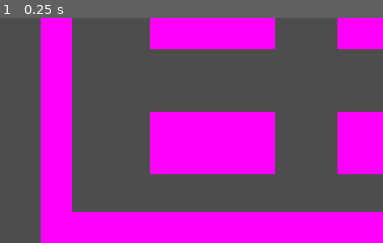
Above: before the commit, frame 1.
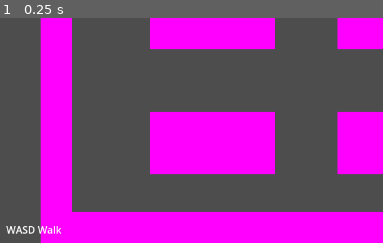
Above: after the commit, the same moment.

Repository: cty012/terror-on-the-tracks-demo
Game: Godot game, scene res://scenes/game.tscn
The game is run twice, just before and just after one commit, with the same random seed, the same clock (stepped at 60 frames per second) and the same inputs.
Inputs:
- Up to frame 1 (0.25 s): no input
The pictures show only the part of the screen within x 0-50%, y 50-100%; the shares and areas given below are measured in that part.

The runs differ from the first frame. In frame 1, 0.3% of the frame differs, in the area x 1-17%, y 92-96%.

Commit message:
Display actions

Diff:
--- /dev/null
+++ b/prefabs/ui/action_label.tscn
@@ -0,0 +1,5 @@
+[gd_scene format=3 uid="uid://d1gtcvhspy8ya"]
+
+[node name="action_label" type="RichTextLabel"]
+bbcode_enabled = true
+fit_content = true
--- a/scenes/game.tscn
+++ b/scenes/game.tscn
@@ -1,13 +1,15 @@
-[gd_scene load_steps=18 format=3 uid="uid://dm21nbrg6aclu"]
+[gd_scene load_steps=19 format=3 uid="uid://dm21nbrg6aclu"]
 
 [ext_resource type="Script" path="res://scripts/controllers/player_controller.gd" id="1_0bvfg"]
 [ext_resource type="Script" path="res://scripts/systems/input_system.gd" id="1_nh1b4"]
 [ext_resource type="Script" path="res://scripts/systems/event_system.gd" id="2_c3i0d"]
+[ext_resource type="Script" path="res://scripts/systems/actions_system.gd" id="3_8fg7i"]
 [ext_resource type="Script" path="res://scripts/controllers/camera_controller.gd" id="4_57u3r"]
 [ext_resource type="Script" path="res://scripts/systems/dialogue_system.gd" id="4_ghhox"]
 [ext_resource type="Script" path="res://scripts/systems/debug_system.gd" id="4_glw46"]
 [ext_resource type="Script" path="res://scripts/controllers/professor_controller.gd" id="7_x2f58"]
 [ext_resource type="Script" path="res://scripts/controllers/dialogue_range_controller.gd" id="9_6tywj"]
+[ext_resource type="PackedScene" uid="uid://d1gtcvhspy8ya" path="res://prefabs/ui/action_label.tscn" id="9_wm34p"]
 
 [sub_resource type="GDScript" id="GDScript_palwq"]
 script/source = "extends Control
@@ -41,9 +43,6 @@
 [sub_resource type="RectangleShape2D" id="RectangleShape2D_kyfkv"]
 size = Vector2(50, 720)
 
-[sub_resource type="RectangleShape2D" id="RectangleShape2D_0bk5v"]
-size = Vector2(50, 720)
-
 [sub_resource type="RectangleShape2D" id="RectangleShape2D_bw75c"]
 size = Vector2(1100, 50)
 
@@ -60,6 +59,9 @@
 
 [node name="dialogue_system" type="Node" parent="."]
 script = ExtResource("4_ghhox")
+
+[node name="actions_system" type="Node" parent="."]
+script = ExtResource("3_8fg7i")
 
 [node name="input_system" type="Node" parent="."]
 script = ExtResource("1_nh1b4")
@@ -137,6 +139,21 @@
 theme_override_constants/separation = 30
 alignment = 1
 
+[node name="action_list" type="VBoxContainer" parent="hud"]
+layout_mode = 1
+anchors_preset = 2
+anchor_top = 1.0
+anchor_bottom = 1.0
+offset_left = 10.0
+offset_top = -60.0
+offset_right = 210.0
+offset_bottom = -10.0
+grow_vertical = 0
+alignment = 2
+
+[node name="action_label" parent="hud/action_list" instance=ExtResource("9_wm34p")]
+layout_mode = 2
+
 [node name="player" type="CharacterBody2D" parent="."]
 position = Vector2(-450, -250)
 script = ExtResource("1_0bvfg")
@@ -183,7 +200,7 @@
 texture = SubResource("PlaceholderTexture2D_m8dqi")
 
 [node name="collision" type="CollisionShape2D" parent="classroom/ostwall"]
-shape = SubResource("RectangleShape2D_0bk5v")
+shape = SubResource("RectangleShape2D_kyfkv")
 
 [node name="nordwall" type="StaticBody2D" parent="classroom"]
 position = Vector2(0, -335)
--- /dev/null
+++ b/scripts/systems/actions_system.gd
@@ -0,0 +1,28 @@
+extends Node
+class_name ActionsSystem
+
+
+var actions := []
+var action_list
+
+
+func update_action_list(new_actions):
+    # Check if the old and new actions are the same
+    if actions == new_actions:
+        return
+    actions = new_actions
+
+    # Clear existing choices
+    for child in action_list.get_children():
+        child.queue_free()
+
+    var action_prefab = preload("res://prefabs/ui/action_label.tscn")
+    for action_test in actions:
+        var action := action_prefab.instantiate()
+        action.text = action_test
+        action_list.add_child(action)
+
+
+# Called when the node enters the scene tree for the first time.
+func _ready() -> void:
+    action_list = $/root/scene/hud/action_list
--- a/scripts/systems/input_system.gd
+++ b/scripts/systems/input_system.gd
@@ -3,6 +3,7 @@
 
 var event_system: EventSystem
 var dialogue_system: DialogueSystem
+var actions_system: ActionsSystem
 
 
 # Dictionary storing custom key bindings
@@ -89,14 +90,24 @@
 func _ready() -> void:
     event_system = $/root/scene/event_system
     dialogue_system = $/root/scene/dialogue_system
+    actions_system = $/root/scene/actions_system
 
 
 # Called every frame. 'delta' is the elapsed time since the previous frame.
 func _process(delta: float) -> void:
+    var actions := []
     if dialogue_system.in_dialogue():
+        actions.push_back("[code]E[/code] Continue conversation")
         detect_dialogue_action()
     else:
+        actions.push_back("[code]WASD[/code] Walk")
+        var closest_npc := dialogue_system.get_closest_npc()
+        if closest_npc != null:
+            actions.push_back("[code]E[/code] Talk to " + closest_npc.character_name)
         detect_dialogue_start() or detect_movement()  # Detect movement iff dialogue doesn't start
+
+    actions_system.update_action_list(actions)
+
     key_just_pressed = []
     key_just_released = []
 
